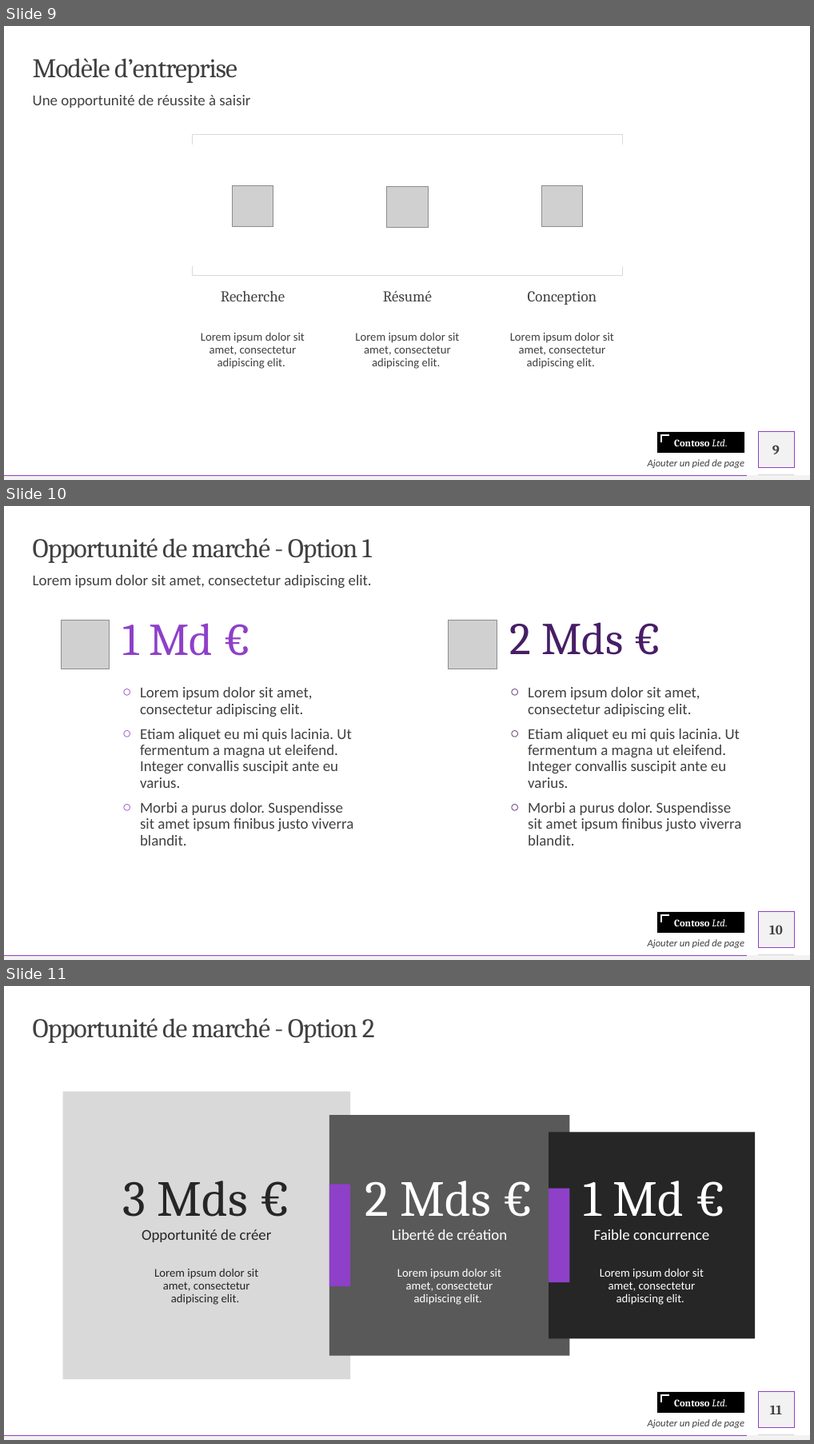
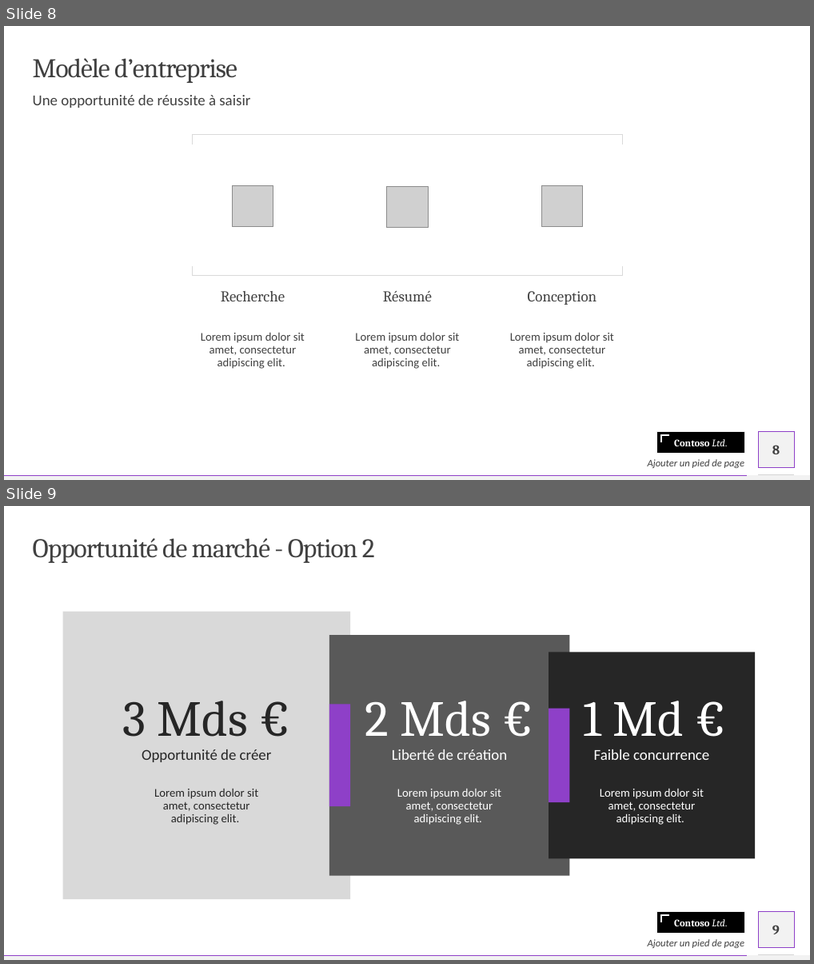
Before and after one commit to AntoineSebert/dandelion, a slide deck: documents/submission_4/presentation.odp. Shown one above the other, each under a label of ours: slides 9, 10 and 11 before the commit, slides 8 and 9 after it. The pictures are 814x1444 and 814x964 pixels, drawn with LibreOffice and Linux fonts; fonts in the diff are those of the drawing; grey boxes stand for pictures. Boxes give left, top, right and bottom in pixels: in the first picture for what was removed or moved away, otherwise in the second. Text is boxed around its words. In the diff, an @@ line names an element or a change of style, - is before the commit and + after.

```diff
--- a/documents/submission_4/presentation.odp
+++ b/documents/submission_4/presentation.odp
@@ slide 10 removed at <box>4,506,810,960</box>, background #FFFFFF; not listed: 6 template elements that a slide beside it also shows @@
@@ title removed at <box>33,538,372,563</box> @@
-Opportunité de marché - Option 1
@@ text removed at <box>33,575,372,588</box> @@
-Lorem ipsum dolor sit amet, consectetur adipiscing elit.
@@ picture removed at <box>61,620,110,668</box> @@
@@ text removed at <box>122,623,213,656</box> @@
-1 Md €
@@ picture removed at <box>449,620,497,668</box> @@
@@ text removed at <box>510,622,623,655</box> @@
-2 Mds €
@@ text removed at <box>140,687,354,845</box> @@
-○ Lorem ipsum dolor sit amet, consectetur adipiscing elit.
-○ Etiam aliquet eu mi quis lacinia. Ut fermentum a magna ut eleifend. Integer convallis suscipit ante eu varius.
-○ Morbi a purus dolor. Suspendisse sit amet ipsum finibus justo viverra blandit.
@@ text removed at <box>528,687,742,845</box> @@
-○ Lorem ipsum dolor sit amet, consectetur adipiscing elit.
-○ Etiam aliquet eu mi quis lacinia. Ut fermentum a magna ut eleifend. Integer convallis suscipit ante eu varius.
-○ Morbi a purus dolor. Suspendisse sit amet ipsum finibus justo viverra blandit.
@@ page number removed at <box>770,924,783,934</box> @@
-10
@@ text removed at <box>648,939,745,948</box> @@
-Ajouter un pied de page
@@ what was slide 9 is now slide 8 @@
@@ page number at <box>773,444,780,454</box>: text changed @@
-9
+8
@@ what was slide 11 is now slide 9 @@
@@ page number at <box>773,924,780,934</box>: text changed @@
-11
+9
```
Also in this commit, not shown: 2 slides changed, 1 slide added, 2 other slides removed.
